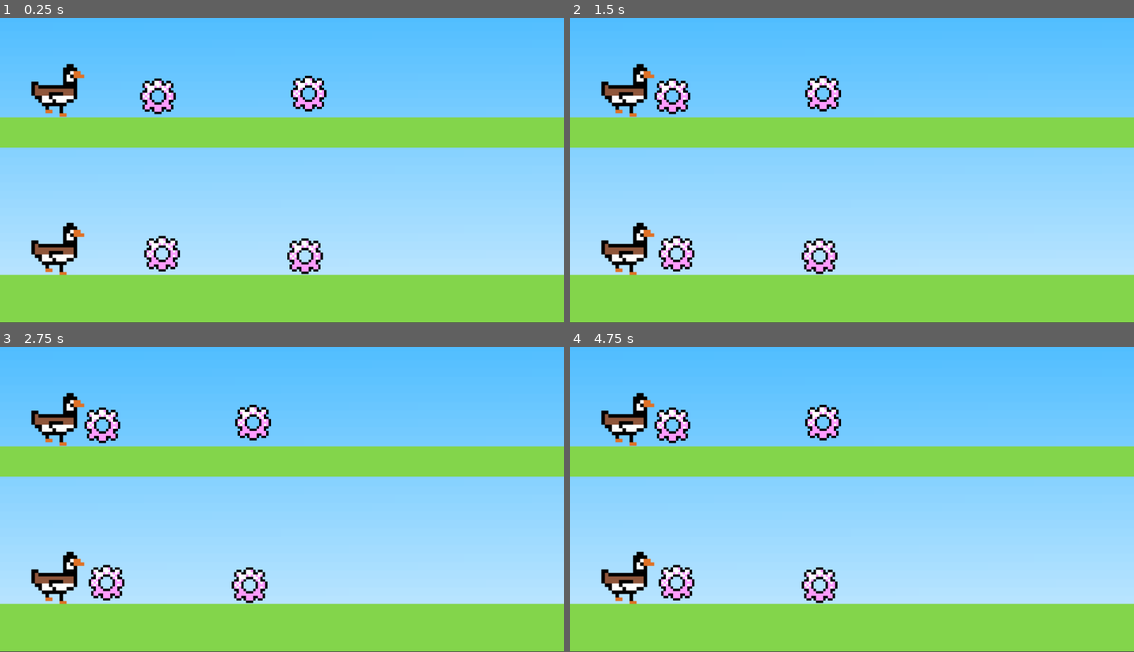
Above: before the commit, frames 1-4 (two rows, left to right).
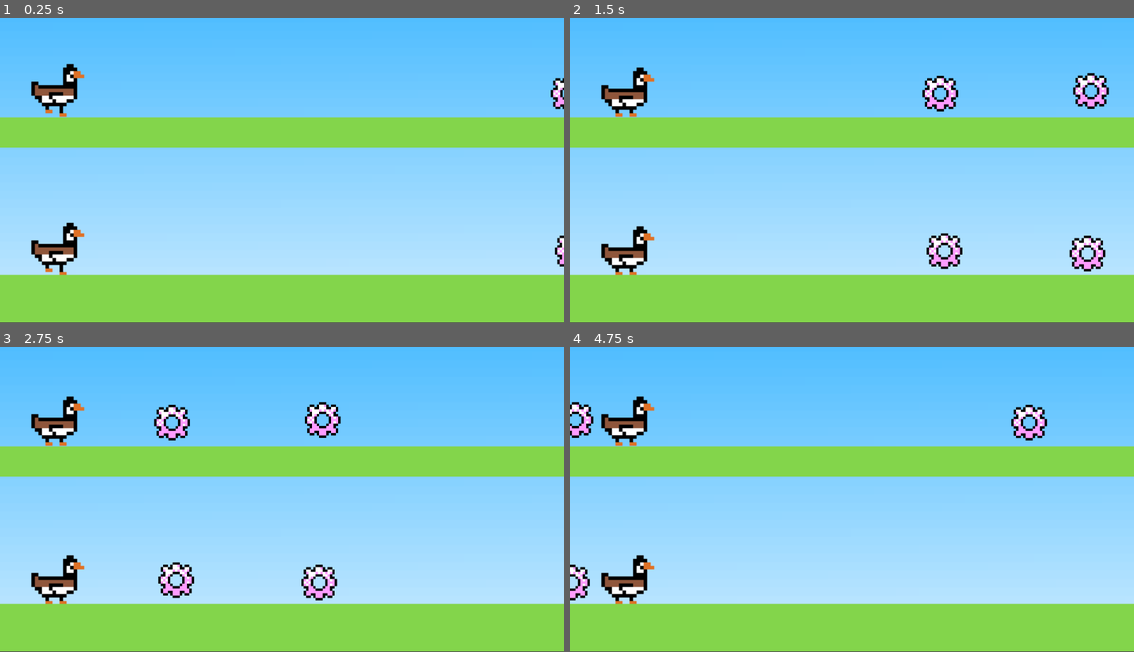
Above: after the commit, the same moments.

Repository: TheDynamicVector/HandGame
Game: Godot game, scene res://Levels/dinosaur game.tscn
Two runs of this game, one before a commit and one after it. Both use one fixed random seed, a clock stepped at 60 frames per second and the inputs below.
Inputs:
- Up to frame 1 (0.25 s): no input
- Up to frame 2 (1.5 s): no input
- Up to frame 3 (2.75 s): no input
- Up to frame 4 (4.75 s): no input

The runs differ from the first frame. In frame 1, 2.4% of the frame differs, in the area x 24-100%, y 18-85%; in frame 2, 5.4%, in the area x 5-96%, y 15-85%; in frame 3, 5.4%; in frame 4, 4.5%.

Commit message:
base level goose game

Diff:
--- a/Global.gd
+++ b/Global.gd
@@ -9,13 +9,19 @@
 
 var game_started = false
 
+var gesture_texts = ["none", "none"]
 
-var output = []
-
-var player_1_gestures = []
-var player_2_gestiures = []
+var game = "goose"
 
 func _process(delta):
 
-	var gesture_text = FileAccess.open("res://GestureData.txt", FileAccess.READ).get_as_text()
+	var gesture_texts = FileAccess.open("res://GestureData.txt", FileAccess.READ).get_as_text().split(",")
 	#print(gesture_text)
+
+	if game == "goose" and gesture_texts.size() == 2:
+
+		if gesture_texts[0] == "zero":
+			$/root/dinosaurgame/Goose1.jump()
+
+		if gesture_texts[1] == "zero":
+			$/root/dinosaurgame/Goose2.jump()
--- a/Levels/dinosaur game.tscn
+++ b/Levels/dinosaur game.tscn
@@ -40,7 +40,7 @@
 size = Vector2(836, 34.25)
 
 [sub_resource type="RectangleShape2D" id="RectangleShape2D_4spm7"]
-size = Vector2(69.9711, 67.341)
+size = Vector2(31.4451, 25.896)
 
 [node name="dinosaurgame" type="Node2D"]
 
@@ -114,7 +114,7 @@
 zoom = Vector2(3, 3)
 
 [node name="gear2" type="Area2D" parent="."]
-position = Vector2(154.75, 19.25)
+position = Vector2(620.75, 16.25)
 scale = Vector2(0.540625, 0.540625)
 script = ExtResource("4_e2637")
 
@@ -122,11 +122,11 @@
 texture = ExtResource("5_s2iqi")
 
 [node name="CollisionShape2D" type="CollisionShape2D" parent="gear2"]
-position = Vector2(-3.237, -7.86127)
+position = Vector2(-2.31213, -6.01156)
 shape = SubResource("RectangleShape2D_4spm7")
 
 [node name="gear3" type="Area2D" parent="."]
-position = Vector2(150, -160)
+position = Vector2(616, -163)
 scale = Vector2(0.540625, 0.540625)
 script = ExtResource("4_e2637")
 
@@ -138,7 +138,7 @@
 shape = SubResource("RectangleShape2D_4spm7")
 
 [node name="gear4" type="Area2D" parent="."]
-position = Vector2(317, 22)
+position = Vector2(783, 19)
 scale = Vector2(0.540625, 0.540625)
 script = ExtResource("4_e2637")
 
@@ -150,7 +150,7 @@
 shape = SubResource("RectangleShape2D_4spm7")
 
 [node name="gear5" type="Area2D" parent="."]
-position = Vector2(321, -163)
+position = Vector2(787, -166)
 scale = Vector2(0.540625, 0.540625)
 script = ExtResource("4_e2637")
 
--- a/Scripts/gear.gd
+++ b/Scripts/gear.gd
@@ -22,7 +22,7 @@
 func _on_body_entered(body):
 	if body.is_in_group('Player1'):
 		print('Player 2 won')
-		get_tree().paused = !get_tree().paused
+		#get_tree().paused = !get_tree().paused
 	elif body.is_in_group('Player2'):
-		get_tree().paused = !get_tree().paused
+		#get_tree().paused = !get_tree().paused
 		print("Player 1 won")
Binary file changed: FeedImage.JPG
Not shown, changed: GestureData.txt
Not shown: 1 places in Levels/dinosaur game.tscn that only renumber resources
